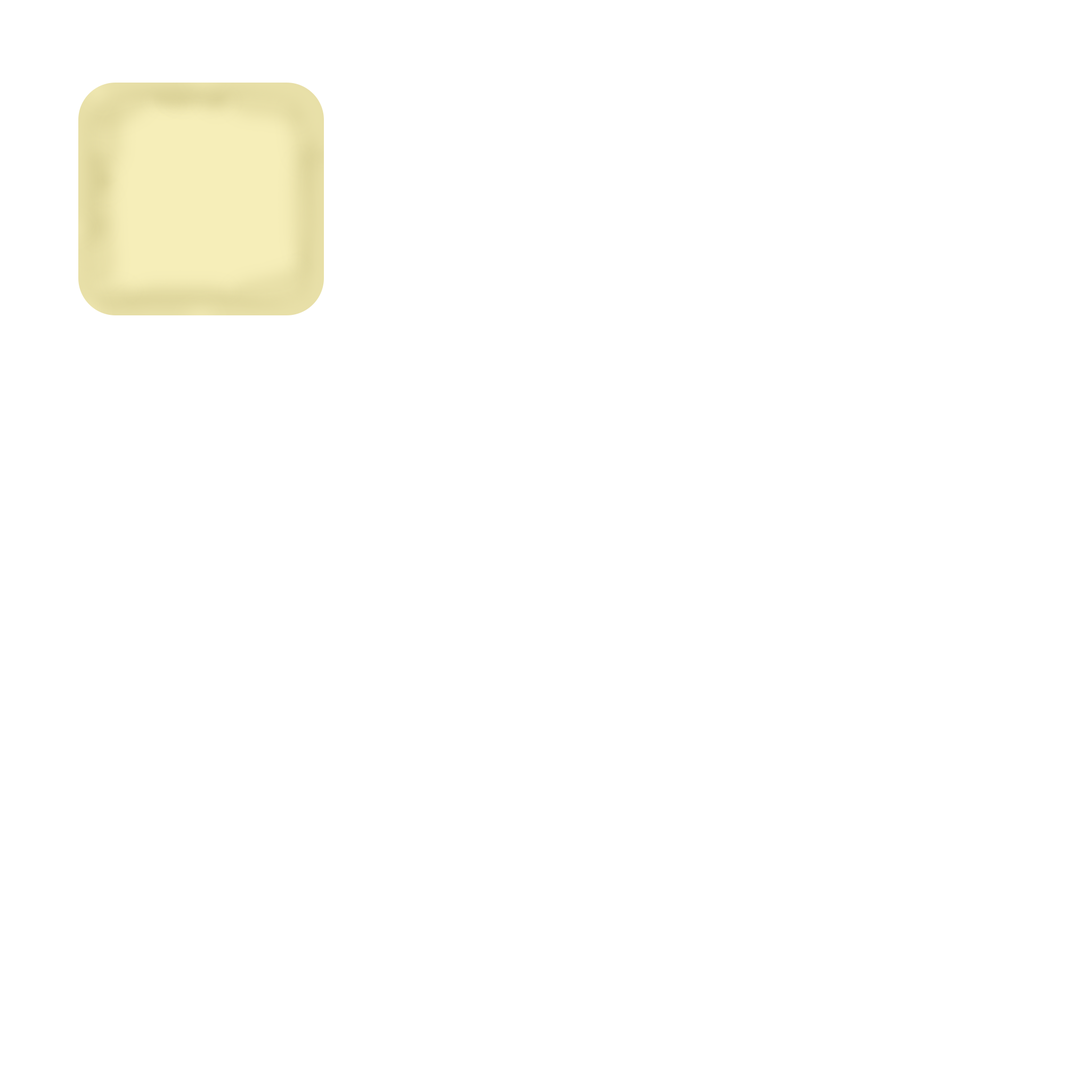
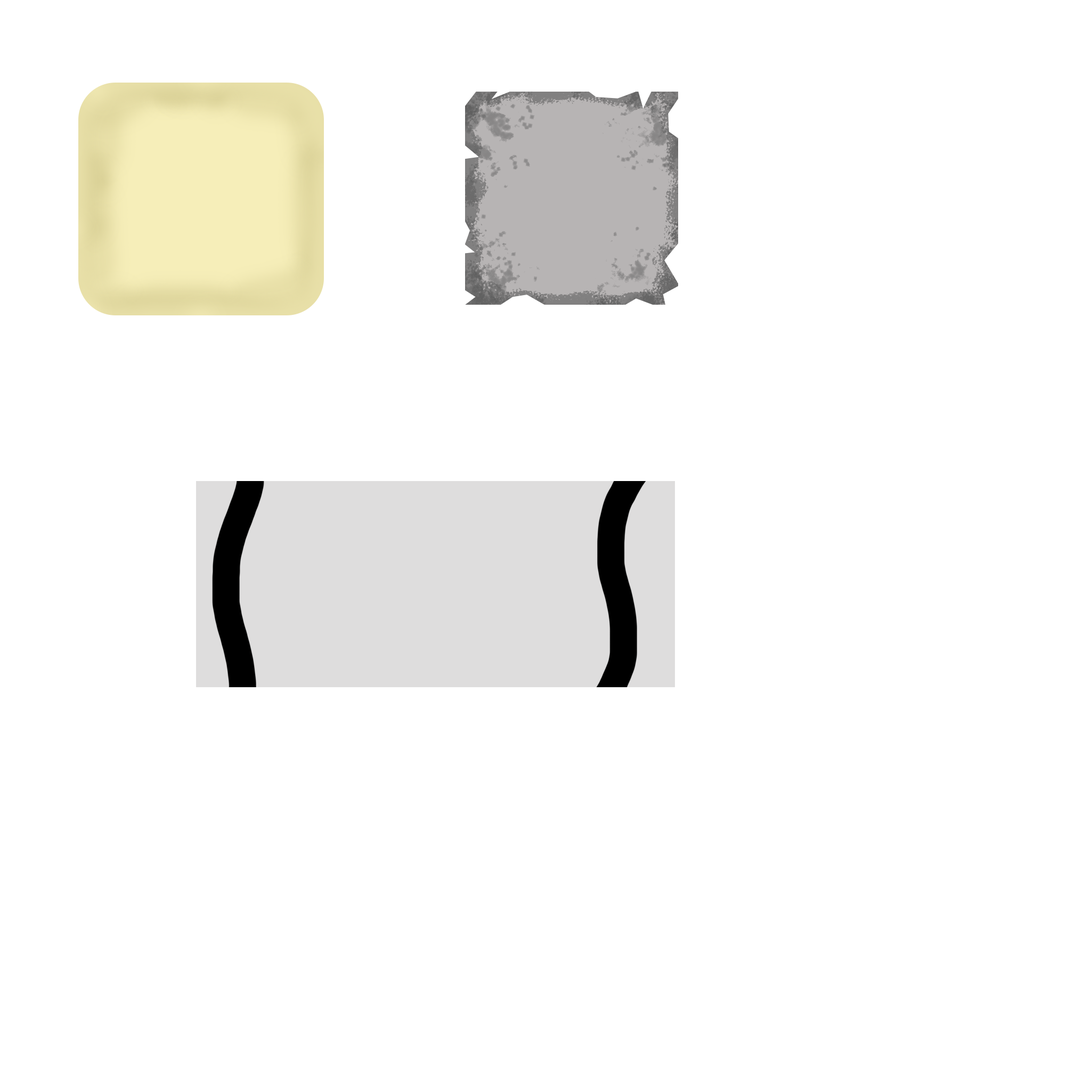
Two versions of the same layered image (1091x1091). Layer-by-layer changes:
added layer "Button Background" above "Chara Name Box Sprite" over [196, 481, 676, 688]
added layer "Chara Name Box Sprite" above "Dialogue Box Sprite" over [465, 91, 679, 305]
